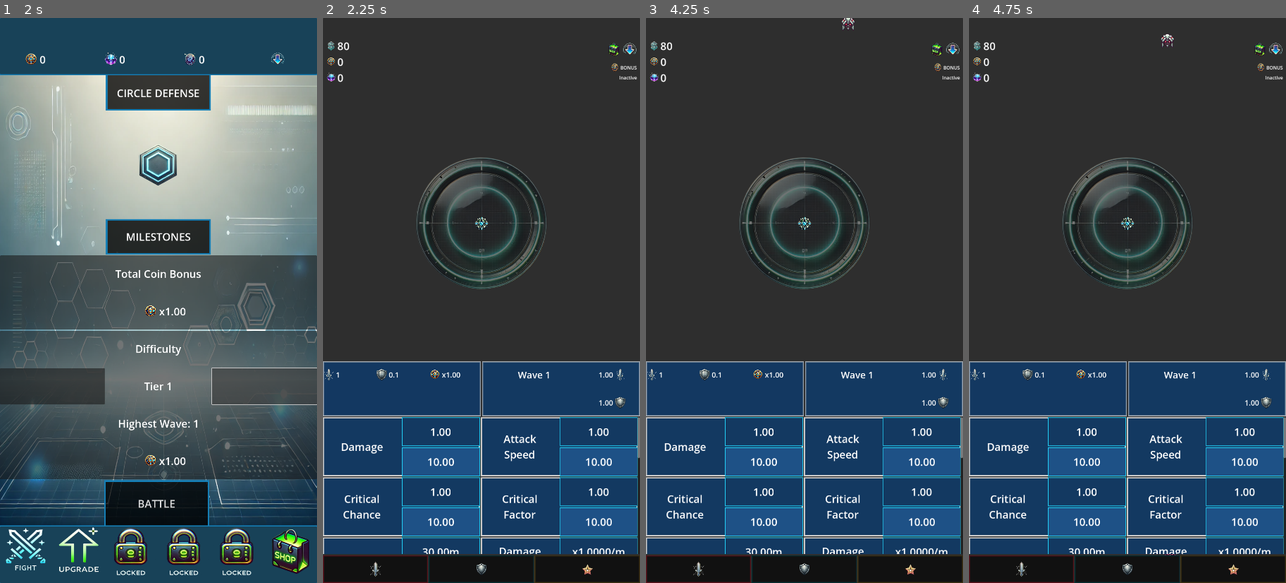
Above: before the commit, frames 1-4 (left to right).
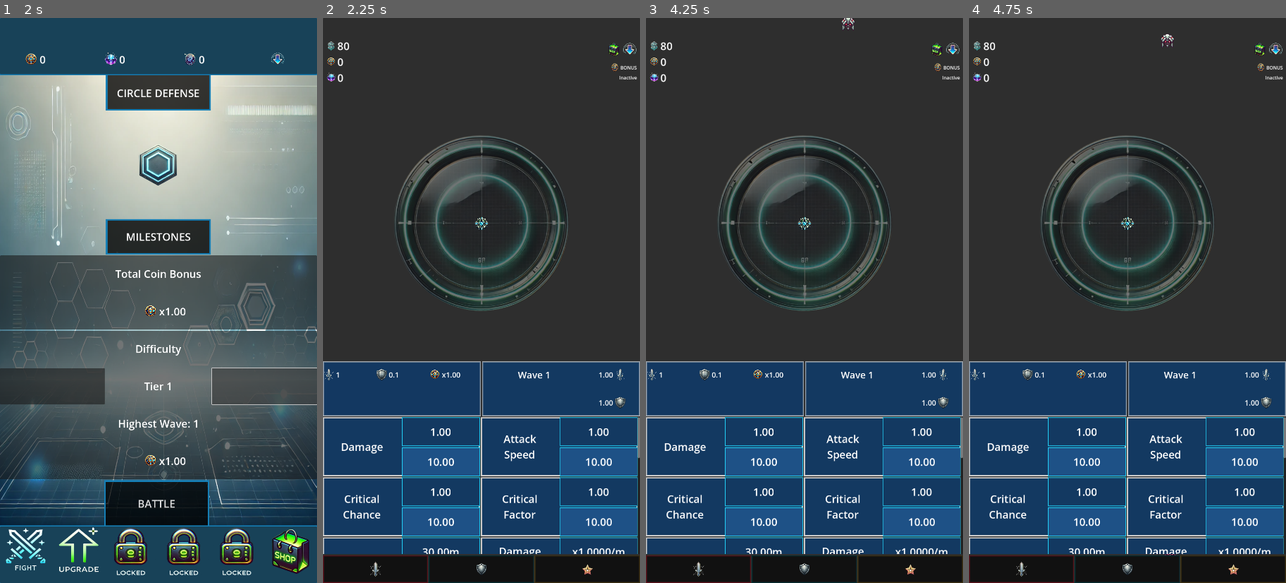
Above: after the commit, the same moments.

Repository: ascyrax/circle-defence
Game: Godot game, scene res://main.tscn
The game is run twice, just before and just after one commit, with the same random seed, the same clock (stepped at 60 frames per second) and the same inputs.
Inputs (mouse positions are in pixels of both pictures, inside the frame that each line leads up to):
- Up to frame 1 (2 s): click (53, 385) at 0.5 s; click (263, 385) at 1.25 s
- Up to frame 2 (2.25 s): click "BATTLE" at 2 s
- Up to frame 3 (4.25 s): tap Enter at 2.75 s; move the mouse to (874, 272) at 2.77 s; click (874, 272) at 2.92 s; tap Space at 3.5 s; move the mouse to (741, 328) at 3.52 s; click (741, 328) at 3.67 s
- Up to frame 4 (4.75 s): move the mouse to (1159, 176) at 4.27 s; click (1159, 176) at 4.42 s

Frame 1 is identical in both runs. In frame 2, 5.3% of the frame differs, in the area x 22-78%, y 20-52%; in frame 3, 5.3%; in frame 4, 5.3%.

Commit message:
added music

Diff:
--- a/gamePlay.gd
+++ b/gamePlay.gd
@@ -45,6 +45,7 @@
 	var rangeSprite = $"Panel/VBoxContainer/GamePlayNode/Shooter/Area2D/Sprite2D" as Sprite2D
 	var correctScaleX = (shooterRange.radius *2.0) / (rangeSprite.texture.get_width() * 1.0)
 	var correctScaleY = (shooterRange.radius *2.0) / (rangeSprite.texture.get_height() * 1.0)
+	print(shooterRange.radius * 2.0, rangeSprite.texture.get_size())
 	rangeSprite.scale = Vector2(correctScaleX, correctScaleY)
 
 func spawn_enemies():
--- a/gamePlay.tscn
+++ b/gamePlay.tscn
@@ -8,6 +8,7 @@
 [ext_resource type="Texture2D" uid="uid://d2wawuxpe7yre" path="res://art/dropdownNoBg.png" id="6_i4elw"]
 [ext_resource type="Texture2D" uid="uid://dab6v7qh8jrbw" path="res://art/menuIcons/attackNoBg.png" id="9_3op3i"]
 [ext_resource type="Texture2D" uid="uid://db8pvuymvargn" path="res://art/menuIcons/defenseNoBg.png" id="10_jb71w"]
+[ext_resource type="AudioStream" uid="uid://8n6oh3ovg2th" path="res://music/abyss.mp3" id="10_q5q26"]
 [ext_resource type="Texture2D" uid="uid://dntv0ifkwehxi" path="res://art/menuIcons/specialNoBg.png" id="11_m7p7c"]
 
 [sub_resource type="StyleBoxFlat" id="StyleBoxFlat_f4xab"]
@@ -457,6 +458,11 @@
 
 [node name="EnemySpawner" type="Node2D" parent="Panel/VBoxContainer"]
 
+[node name="BackGroundMusic" type="AudioStreamPlayer2D" parent="Panel/VBoxContainer"]
+stream = ExtResource("10_q5q26")
+autoplay = true
+parameters/looping = true
+
 [connection signal="gui_input" from="Panel/VBoxContainer/UpgradeNav/Attack" to="." method="_show_attack_upgrades"]
 [connection signal="gui_input" from="Panel/VBoxContainer/UpgradeNav/Defense" to="." method="_show_defense_upgrades"]
 [connection signal="gui_input" from="Panel/VBoxContainer/UpgradeNav/Utility" to="." method="_show_utility_upgrades"]
--- a/global_data.gd
+++ b/global_data.gd
@@ -5,7 +5,7 @@
 var _coinValue = 0.0
 var _gemValue = 0.0
 
-var _touchActive = false
+#var _touchActive = false
 
 # enemy data
 var _enemySpawnInterval = 1.0
@@ -59,11 +59,11 @@
 signal defense_upgrade_values_updated
 signal utility_upgrade_values_updated
 
-func get_touch_active_value():
-	return _touchActive
-
-func update_touch_active_value(val : bool):
-	_touchActive = val
+#func get_touch_active_value():
+	#return _touchActive
+	#
+#func update_touch_active_value(val : bool):
+	#_touchActive = val
 
 
 func get_dollar_value():
--- a/shooter.tscn
+++ b/shooter.tscn
@@ -5,7 +5,7 @@
 [ext_resource type="Texture2D" uid="uid://b5mxrs4ae0qfy" path="res://art/attackRangeNoBg.png" id="2_kv71a"]
 
 [sub_resource type="CircleShape2D" id="CircleShape2D_ng7lw"]
-radius = 225.0
+radius = 300.0
 
 [node name="Shooter" type="Node2D"]
 script = ExtResource("1_kjh1t")
Not shown: 1 places in gamePlay.tscn that only renumber resources
Not shown, added: music/abyss.mp3.import
Not shown, changed: .DS_Store
Not shown, changed: circle defense.apk
Not shown, changed: circle defense.apk.idsig
Not shown, added: music/abyss.mp3
